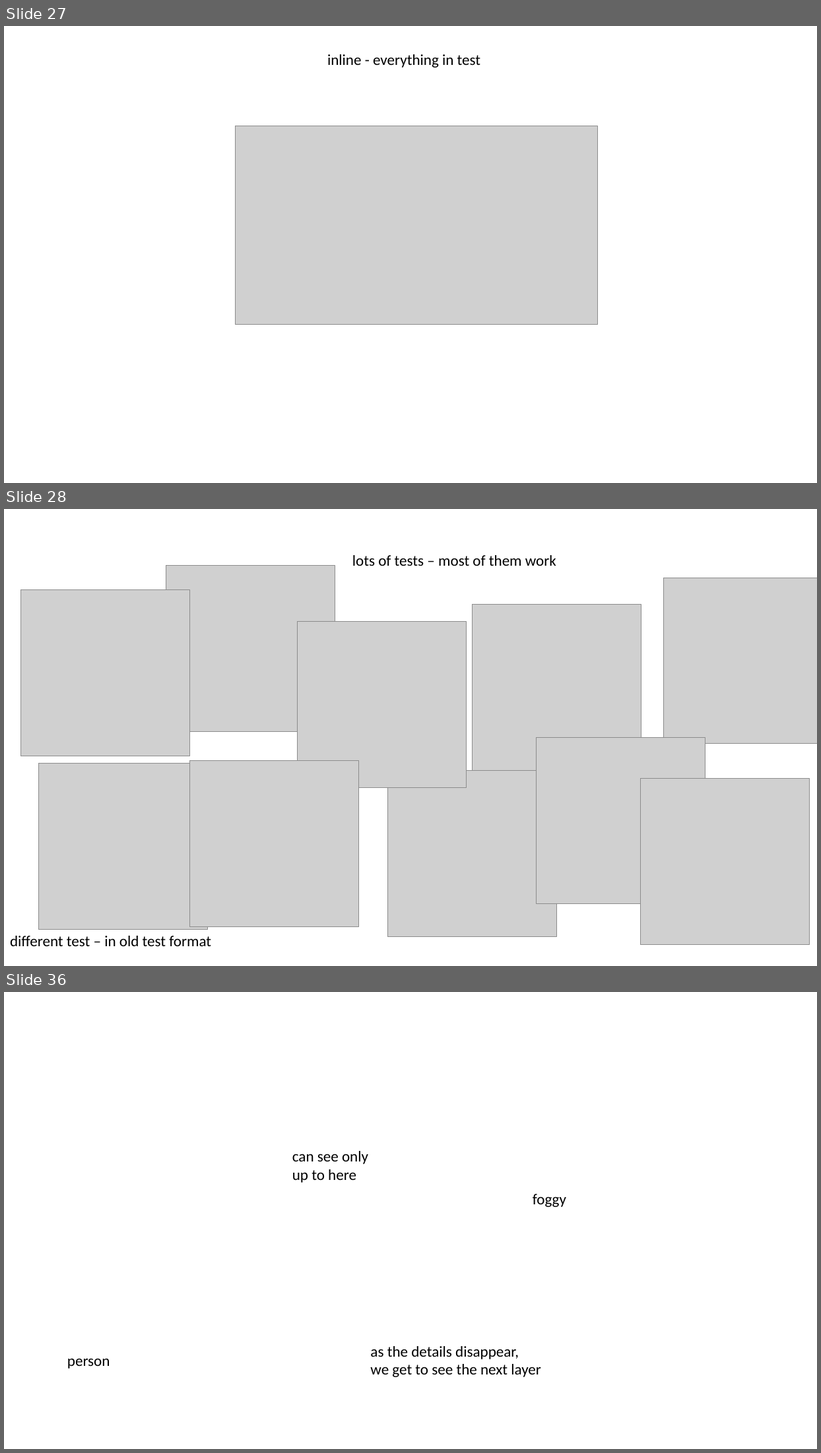
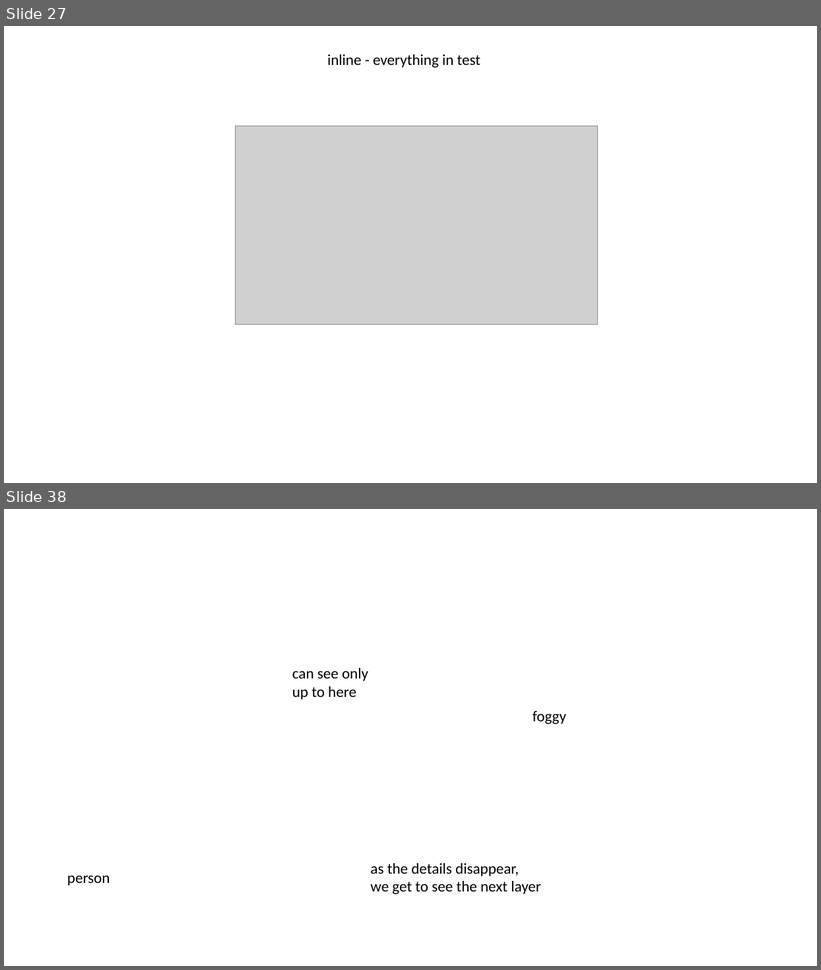
Before and after one commit to LearnWithLlew/TestingBetterWithApprovals.Slides, a slide deck: slides/Testing Better with Approvals.pptx. Shown one above the other, each under a label of ours: slides 27, 28 and 36 before the commit, slides 27 and 38 after it; the slides between them are not shown. The pictures are 821x1453 and 821x970 pixels, drawn with LibreOffice and Linux fonts; fonts in the diff are those of the drawing; grey boxes stand for pictures. Boxes give left, top, right and bottom in pixels: in the first picture for what was removed or moved away, otherwise in the second. Text is boxed around its words. In the diff, an @@ line names an element or a change of style, - is before the commit and + after.

Commit message:
. d Updated slides

```diff
--- a/slides/Testing Better with Approvals.pptx
+++ b/slides/Testing Better with Approvals.pptx
@@ slide 28 removed at bbox=[4, 509, 817, 966], background #FFFFFF @@
@@ picture removed at bbox=[166, 565, 335, 731] @@
@@ text removed at bbox=[352, 555, 556, 566] @@
-lots of tests – most of them work
@@ picture removed at bbox=[663, 578, 817, 745] @@
@@ picture removed at bbox=[20, 590, 189, 757] @@
@@ picture removed at bbox=[472, 604, 641, 770] @@
@@ picture removed at bbox=[298, 622, 467, 788] @@
@@ picture removed at bbox=[536, 738, 705, 904] @@
@@ picture removed at bbox=[39, 764, 208, 931] @@
@@ picture removed at bbox=[190, 761, 359, 927] @@
@@ picture removed at bbox=[387, 770, 556, 937] @@
@@ picture removed at bbox=[641, 779, 810, 945] @@
@@ text removed at bbox=[10, 936, 211, 947] @@
-different test – in old test format
@@ what was slide 36 is now slide 38 @@
```
Also in this commit, not shown: 3 slides changed, 11 slides added, 8 other slides removed.
